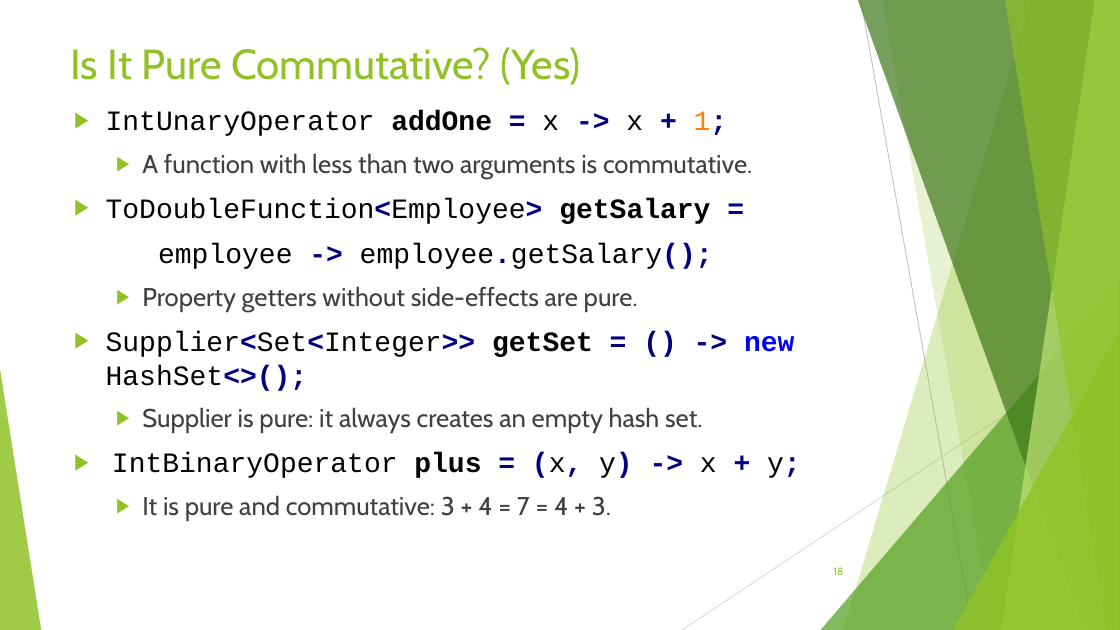
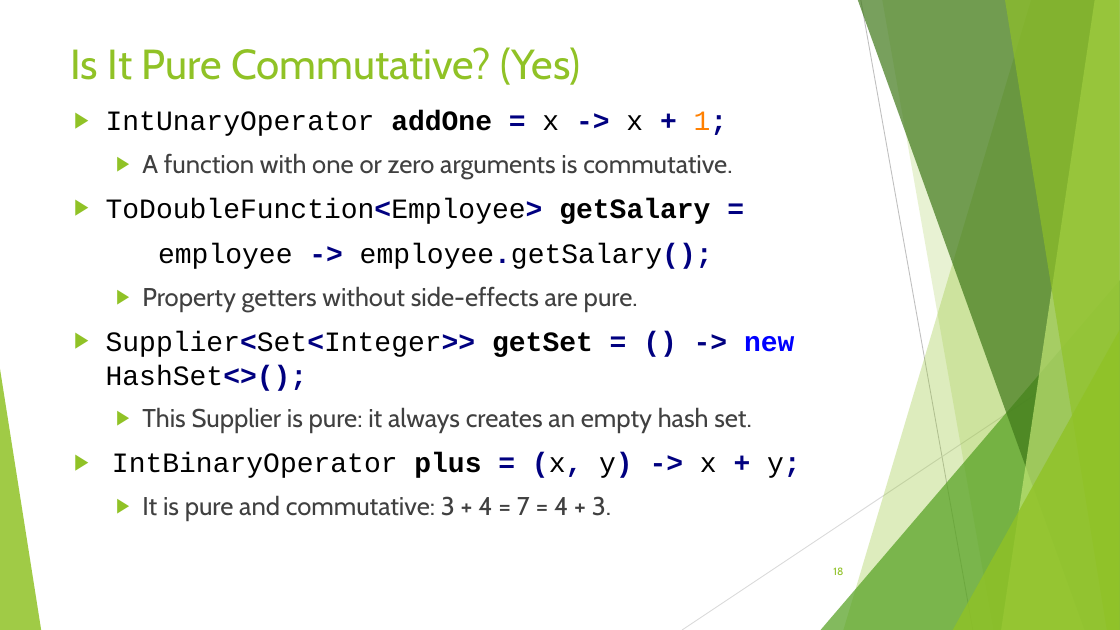
Before and after one commit to RichardRoda/2017-CodePaLOUsa-Lambda, a slide deck: slide 18 of Learning to Love the Lambda in the Stream.pptx. Drawn at 1120x630 pixels with LibreOffice and Linux fonts; fonts in the diff are those of the drawing. Boxes give left, top, right and bottom in pixels: in the first picture for what was removed or moved away, otherwise in the second. Text is boxed around its words. In the diff, an @@ line names an element or a change of style, - is before the commit and + after.

```diff
--- a/Learning to Love the Lambda in the Stream.pptx
+++ b/Learning to Love the Lambda in the Stream.pptx
@@ text at (142, 153, 732, 179): text changed @@
-  ▶ A function with less than two arguments is commutative.
+  ▶ A function with one or zero arguments is commutative.
@@ text at (142, 407, 752, 433): text changed @@
-  ▶ Supplier is pure: it always creates an empty hash set.
+  ▶ This Supplier is pure: it always creates an empty hash set.
```
Also in this commit, not shown: 13 other slides changed, 1 other file.
